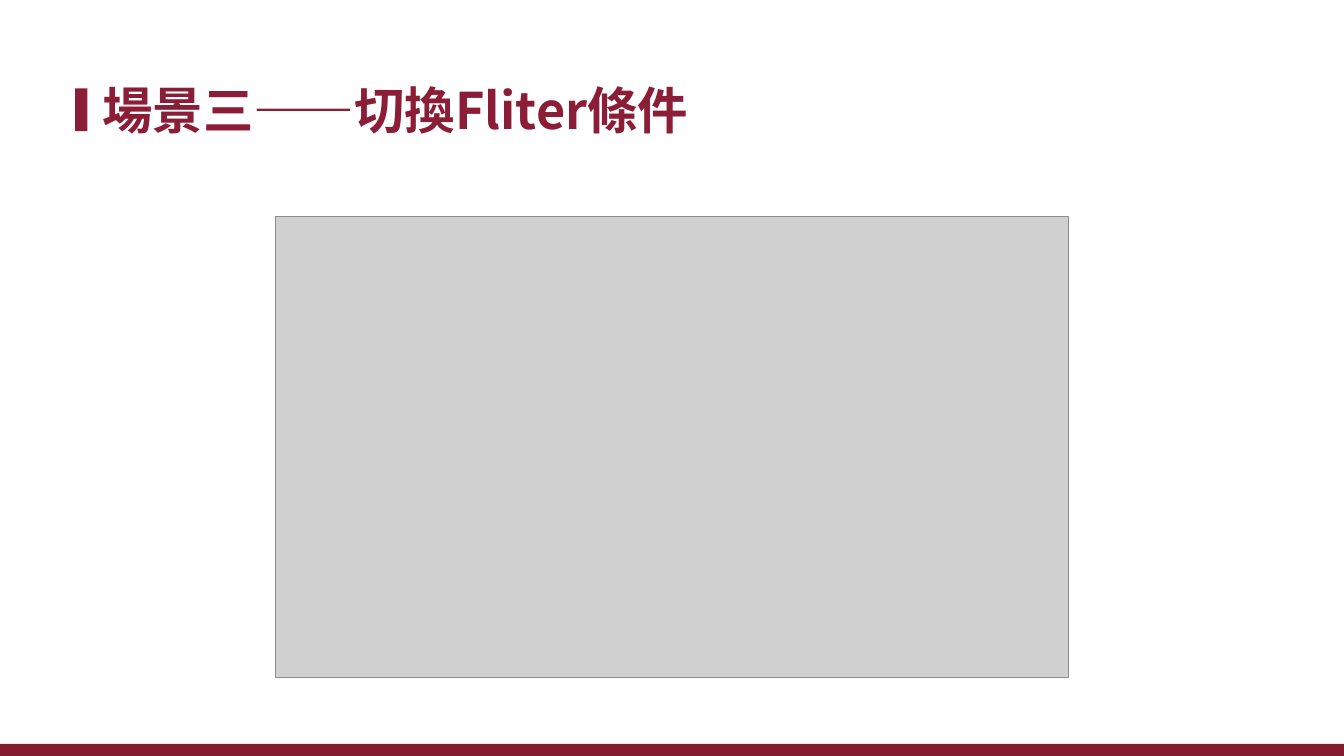
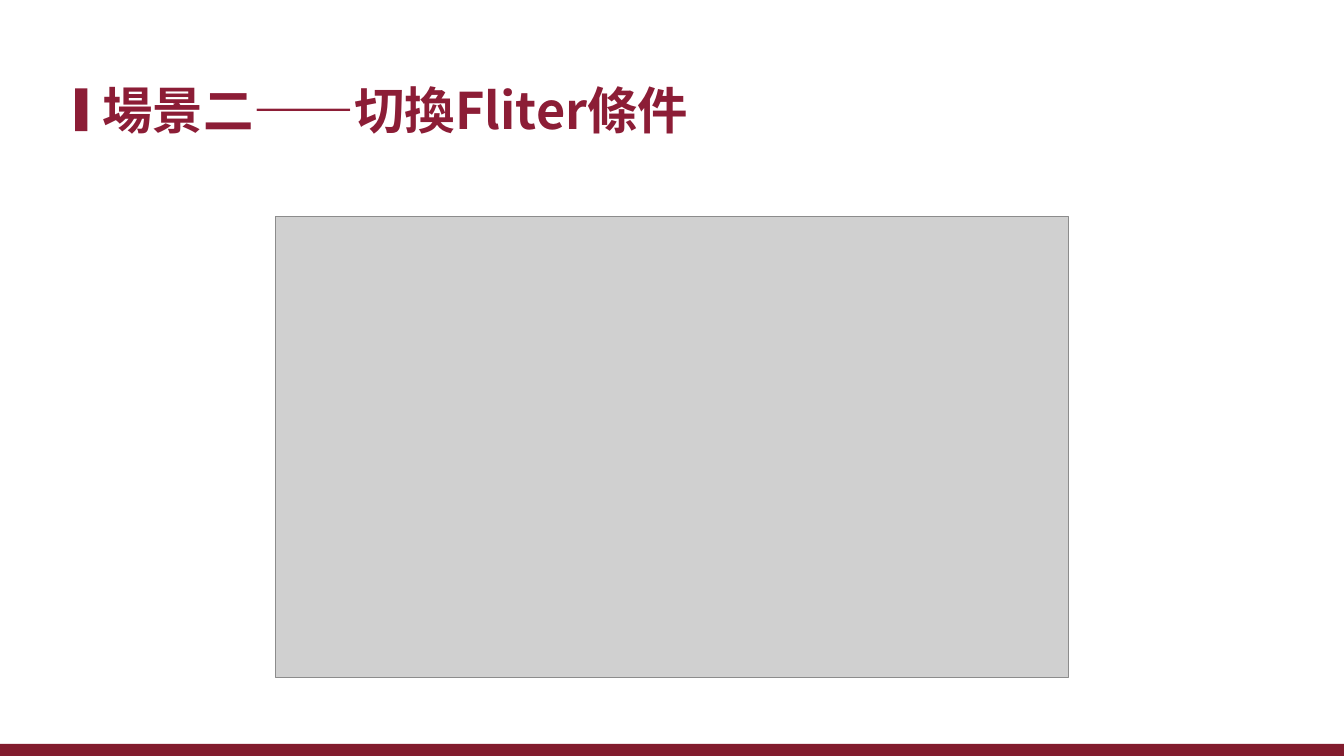
Before and after one commit to xiauchen/4__ConfigAndConsul, a slide deck: slide 37 of 空白PPT.pptx. Drawn at 1344x756 pixels with LibreOffice and Linux fonts; fonts in the diff are those of the drawing; grey boxes stand for pictures; background and template pictures are left out. Boxes give left, top, right and bottom in pixels: in the first picture for what was removed or moved away, otherwise in the second. Text is boxed around its words. In the diff, an @@ line names an element or a change of style, - is before the commit and + after.

```diff
--- a/空白PPT.pptx
+++ b/空白PPT.pptx
@@ title at (102, 86, 688, 134): text changed @@
-場景三——切換Fliter條件
+場景二——切換Fliter條件
```
Also in this commit, not shown: 16 other slides changed, 5 slides added.
